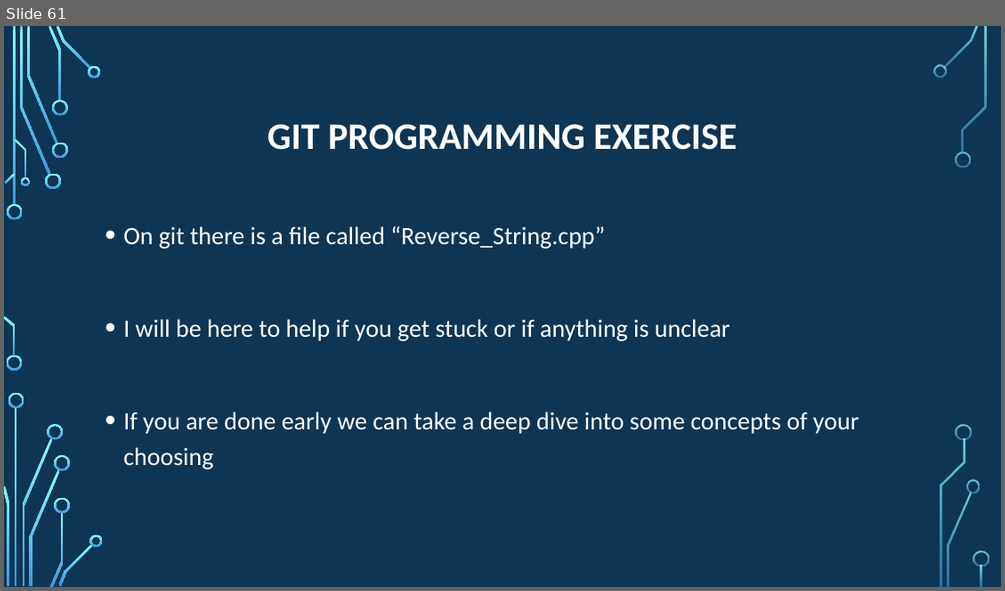
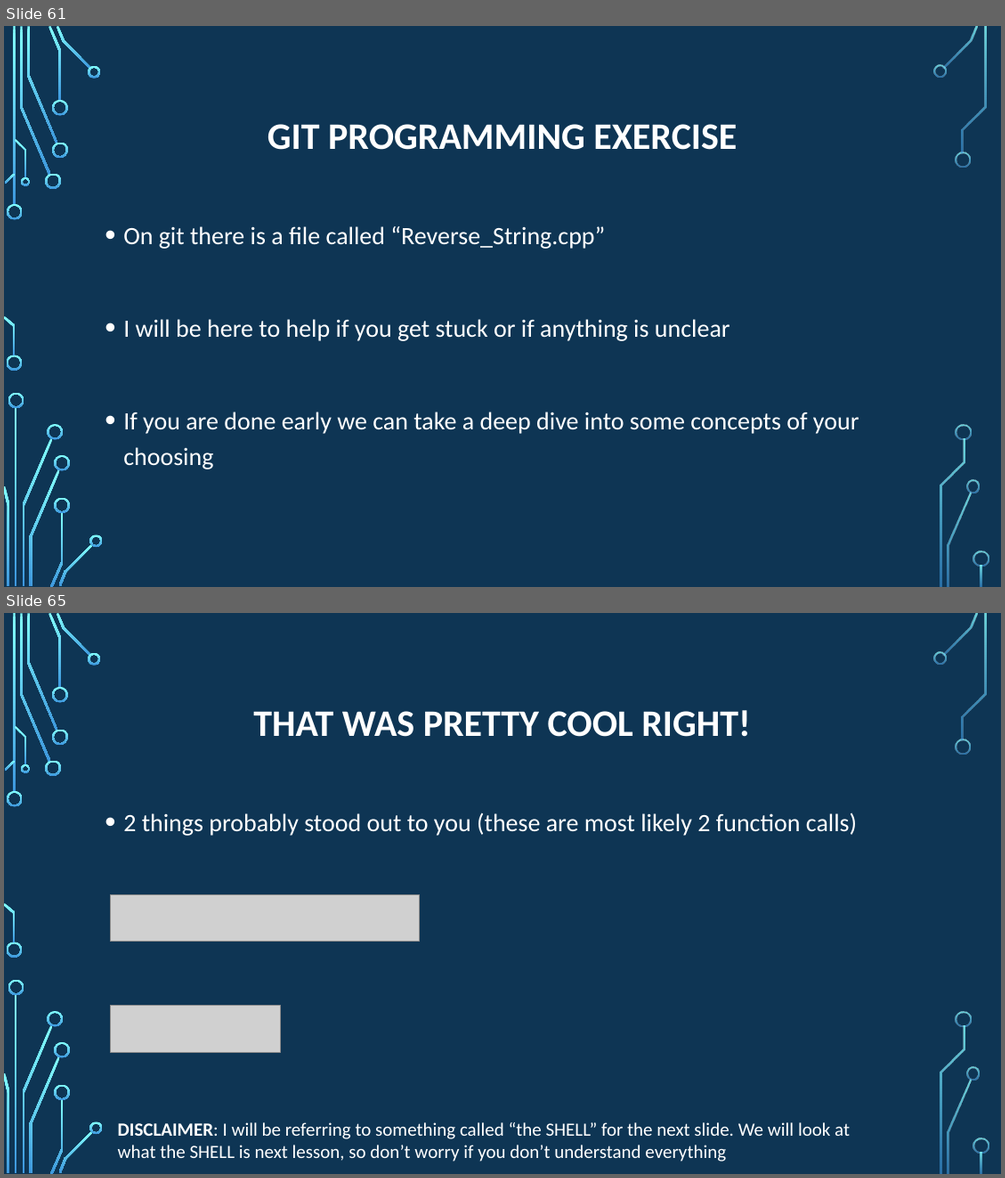
Before and after one commit to psypdt/ZIS_C-_Summer_Course_2019, a slide deck: Day_3/Day_3.pptx. Shown one above the other, each under a label of ours: slide 61 before the commit, slides 61 and 65 after it; the slides between them are not shown. The pictures are 1005x591 and 1005x1178 pixels, drawn with LibreOffice and Linux fonts; fonts in the diff are those of the drawing; grey boxes stand for pictures; background and template pictures are left out. Boxes give left, top, right and bottom in pixels: in the first picture for what was removed or moved away, otherwise in the second. Text is boxed around its words. In the diff, an @@ line names an element or a change of style, - is before the commit and + after.

```diff
--- a/Day_3/Day_3.pptx
+++ b/Day_3/Day_3.pptx
@@ slide 65 added at (4, 613, 1001, 1174), background picture (left out); not listed: 36 template elements that a slide beside it also shows @@
@@ title added at (253, 710, 750, 737), 36 pt, text #FFFFFF, bold @@
+THAT WAS PRETTY COOL RIGHT!
@@ text added at (123, 812, 857, 835), 24 pt, text #FFFFFF @@
+• 2 things probably stood out to you (these are most likely 2 function calls)
@@ picture added at (110, 894, 419, 941) @@
@@ picture added at (110, 1005, 280, 1052) @@
@@ text added at (118, 1122, 850, 1161), 18 pt, text #FFFFFF @@
+DISCLAIMER: I will be referring to something called “the SHELL” for the next slide. We will look at what the SHELL is next lesson, so don’t worry if you don’t understand everything
```
Also in this commit, not shown: 23 slides changed, 3 other slides added.
